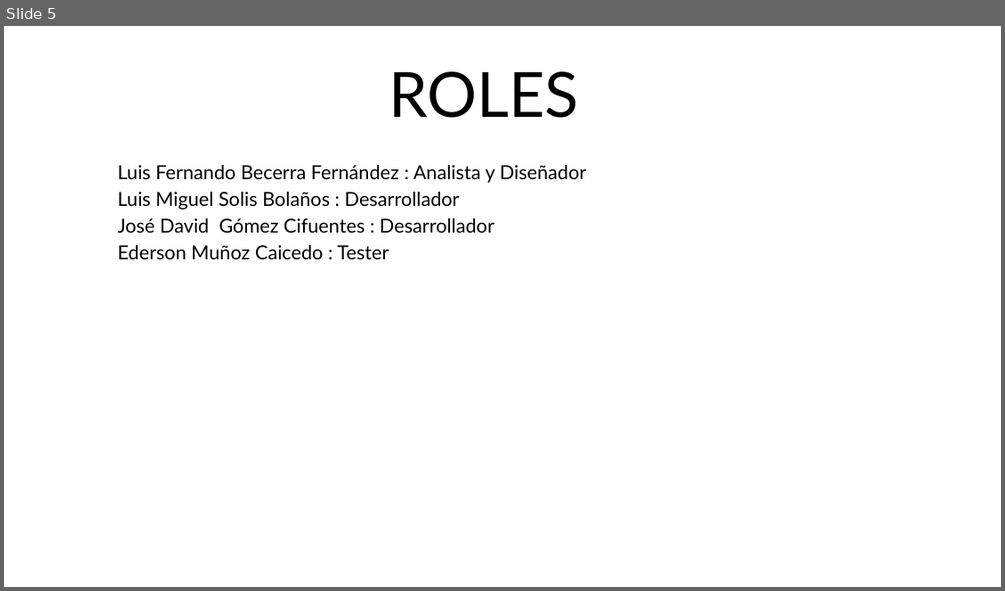
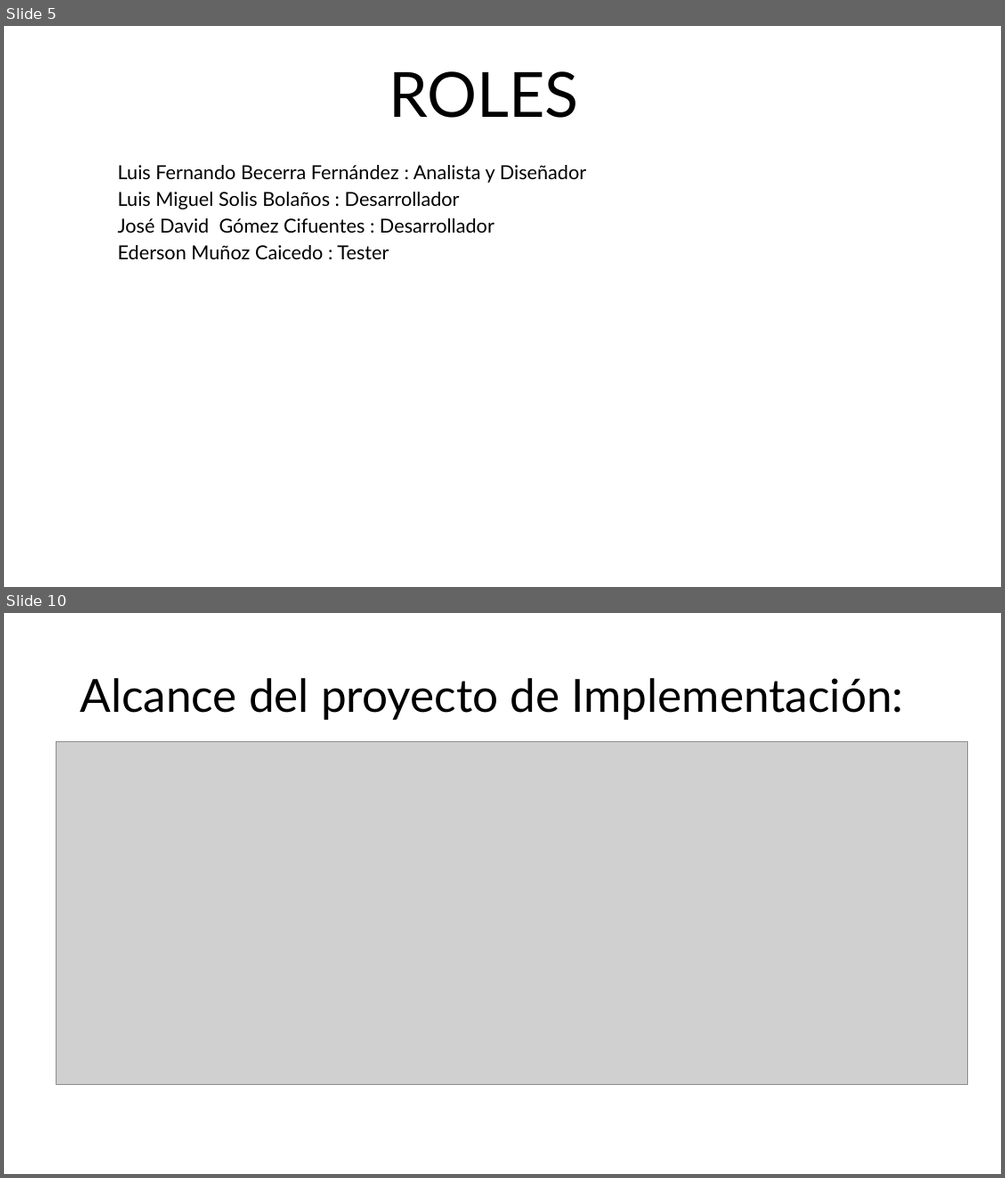
Before and after one commit to EdersonMunoz/PaginaWeb_Joyeria_Eden, a slide deck: PresentacionProyecto(JoyeriaEdén).pptx. Shown one above the other, each under a label of ours: slide 5 before the commit, slides 5 and 10 after it; the slides between them are not shown. The pictures are 1005x591 and 1005x1178 pixels, drawn with LibreOffice and Linux fonts; fonts in the diff are those of the drawing; grey boxes stand for pictures. Boxes give left, top, right and bottom in pixels: in the first picture for what was removed or moved away, otherwise in the second. Text is boxed around its words. In the diff, an @@ line names an element or a change of style, - is before the commit and + after.

```diff
--- a/PresentacionProyecto(JoyeriaEdén).pptx
+++ b/PresentacionProyecto(JoyeriaEdén).pptx
@@ slide 10 added at [4,613,1001,1174], background #FFFFFF @@
@@ title added at [80,678,904,720], 44 pt, text #000000 @@
+Alcance del proyecto de Implementación:
@@ picture added at [57,742,968,1085] @@
```
Also in this commit, not shown: 4 other slides added, 17 other files.
